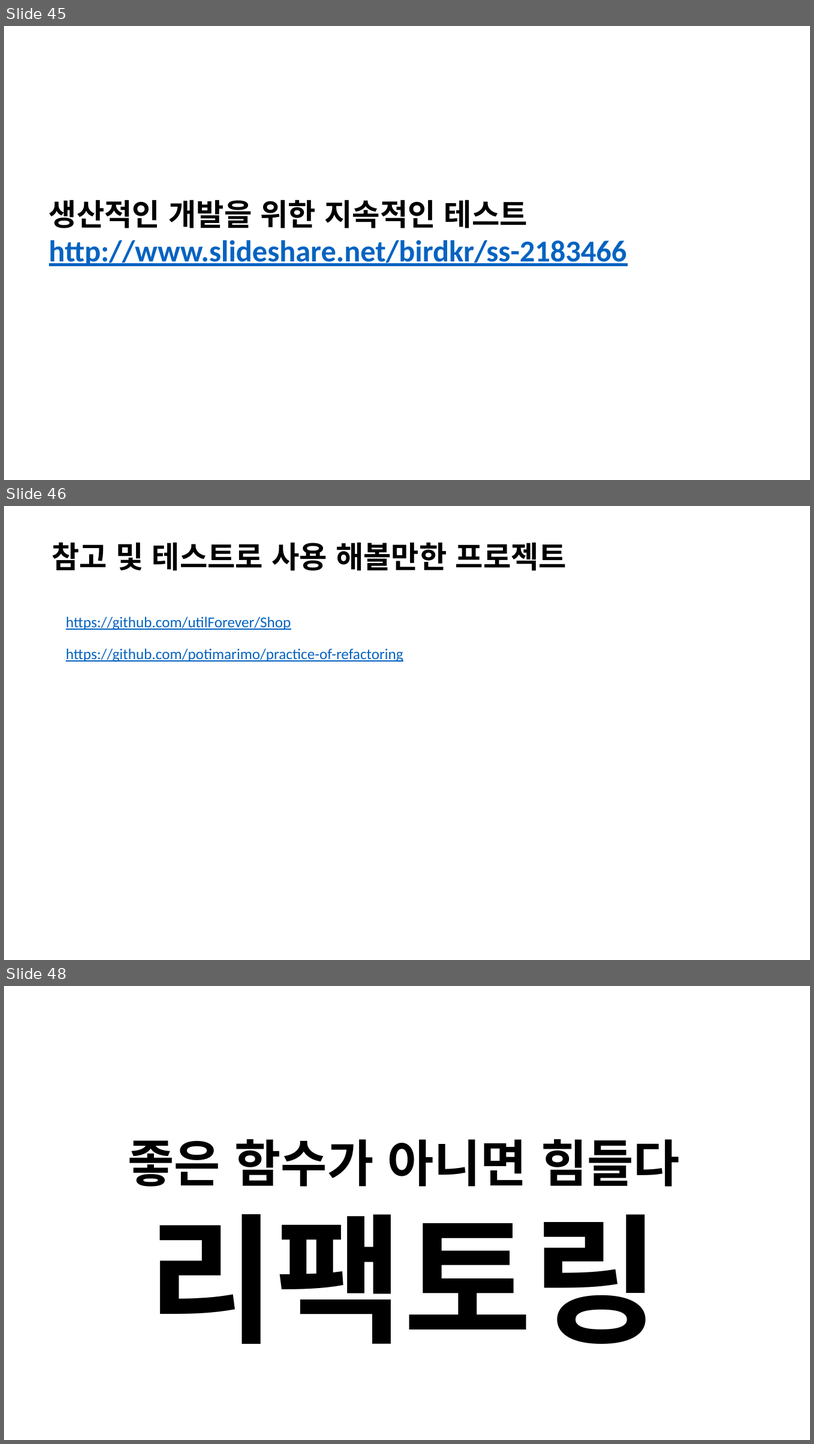
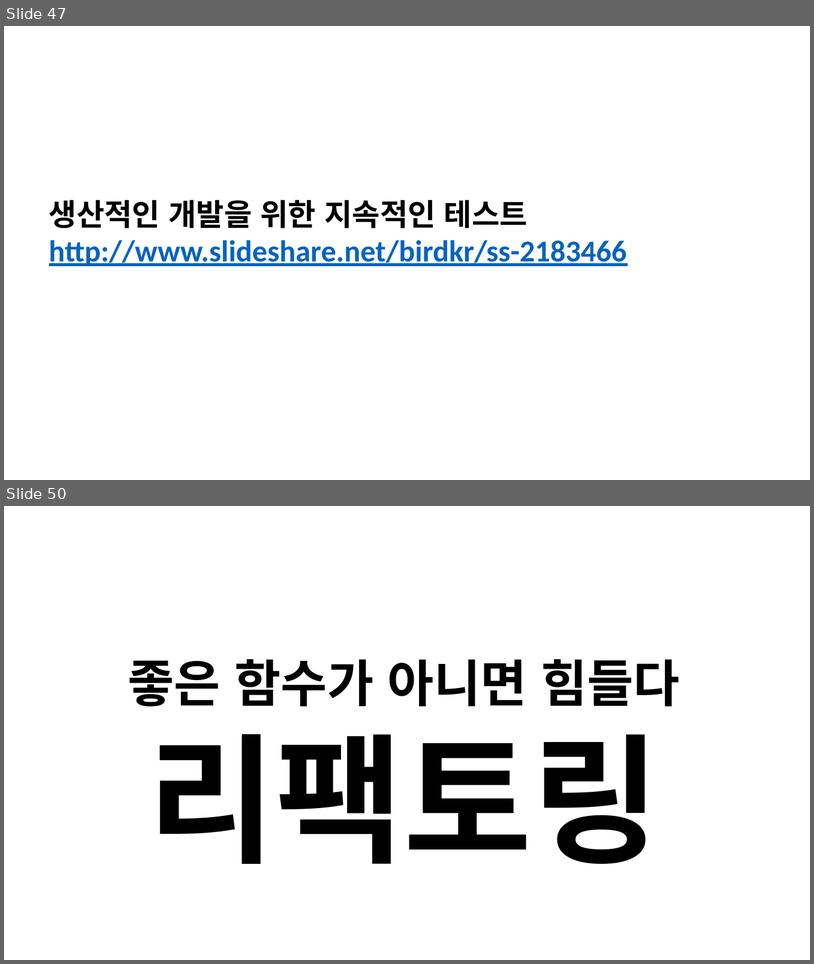
Before and after one commit to jacking75/conf_cpp_korea_2018-08, a slide deck: [C++ Korea 4th Seminar]Visual Cpp에서 유닛 테스트 하기.pptx. Shown one above the other, each under a label of ours: slides 45, 46 and 48 before the commit, slides 47 and 50 after it; the slides between them are not shown. The pictures are 814x1444 and 814x964 pixels, drawn with LibreOffice and Linux fonts; fonts in the diff are those of the drawing. Boxes give left, top, right and bottom in pixels: in the first picture for what was removed or moved away, otherwise in the second. Text is boxed around its words. In the diff, an @@ line names an element or a change of style, - is before the commit and + after.

```diff
--- a/[C++ Korea 4th Seminar]Visual Cpp에서 유닛 테스트 하기.pptx
+++ b/[C++ Korea 4th Seminar]Visual Cpp에서 유닛 테스트 하기.pptx
@@ slide 46 removed at (4,506,810,960), background #FFFFFF @@
@@ text removed at (51,542,567,571) @@
-참고 및 테스트로 사용 해볼만한 프로젝트
@@ text removed at (66,616,291,630) @@
-https://github.com/utilForever/Shop
@@ text removed at (66,648,404,662) @@
-https://github.com/potimarimo/practice-of-refactoring
@@ what was slide 45 is now slide 47 @@
@@ what was slide 48 is now slide 50 @@
```
Also in this commit, not shown: 4 slides changed, 1 slide added, 1 other file.
